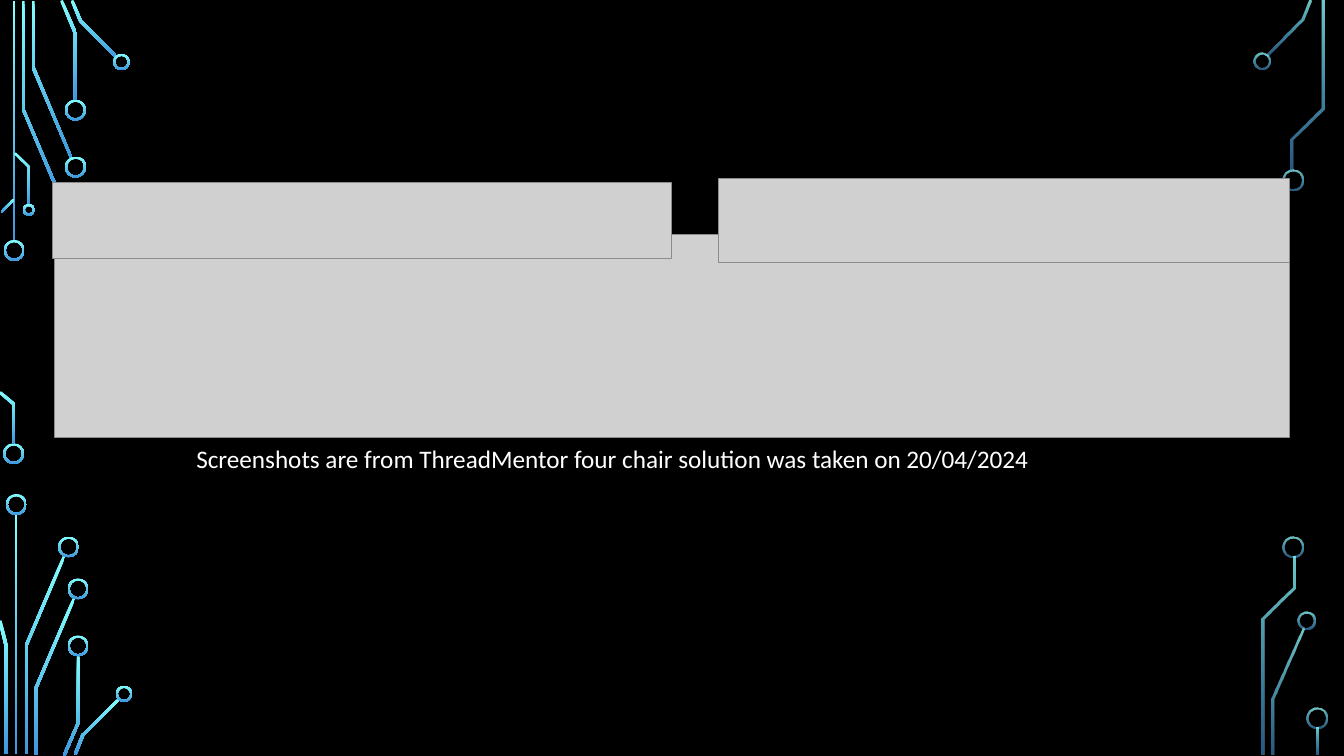
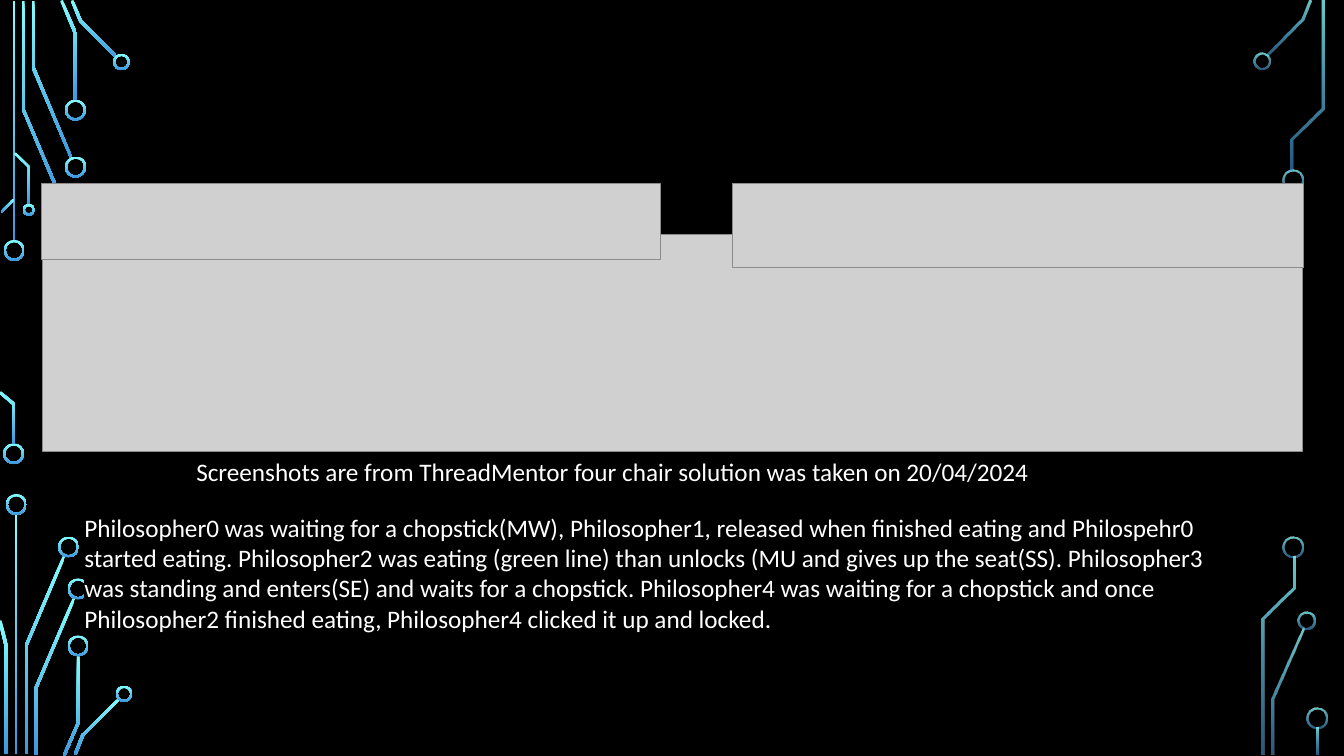
Before and after one commit to StevenKelly99/Stressfree-Pets, a slide deck: slide 13 of final_Presentation_New.pptx. Drawn at 1344x756 pixels with LibreOffice and Linux fonts; fonts in the diff are those of the drawing; grey boxes stand for pictures; background and template pictures are left out. Boxes give left, top, right and bottom in pixels: in the first picture for what was removed or moved away, otherwise in the second. Text is boxed around its words. In the diff, an @@ line names an element or a change of style, - is before the commit and + after.

Commit message:
ok

```diff
--- a/final_Presentation_New.pptx
+++ b/final_Presentation_New.pptx
@@ picture: place and size @@
-picture at box(52, 182, 671, 258)
+picture at box(41, 184, 660, 259)
@@ picture: place and size @@
-picture at box(718, 178, 1290, 262)
+picture at box(733, 184, 1305, 267)
@@ picture: place and size @@
-picture at box(54, 234, 1290, 438)
+picture at box(42, 234, 1303, 451)
@@ text "Screenshots are from ThreadMentor four ...": place and size @@
-text "Screenshots are from ThreadMentor four ..." at box(196, 450, 1027, 469)
+text "Screenshots are from ThreadMentor four ..." at box(196, 463, 1027, 482)
@@ text added at box(84, 518, 1203, 633), 18 pt, text #FFFFFF @@
+Philosopher0 was waiting for a chopstick(MW), Philosopher1, released when finished eating and Philospehr0 started eating. Philosopher2 was eating (green line) than unlocks (MU and gives up the seat(SS). Philosopher3 was standing and enters(SE) and waits for a chopstick. Philosopher4 was waiting for a chopstick and once Philosopher2 finished eating, Philosopher4 clicked it up and locked.
```
